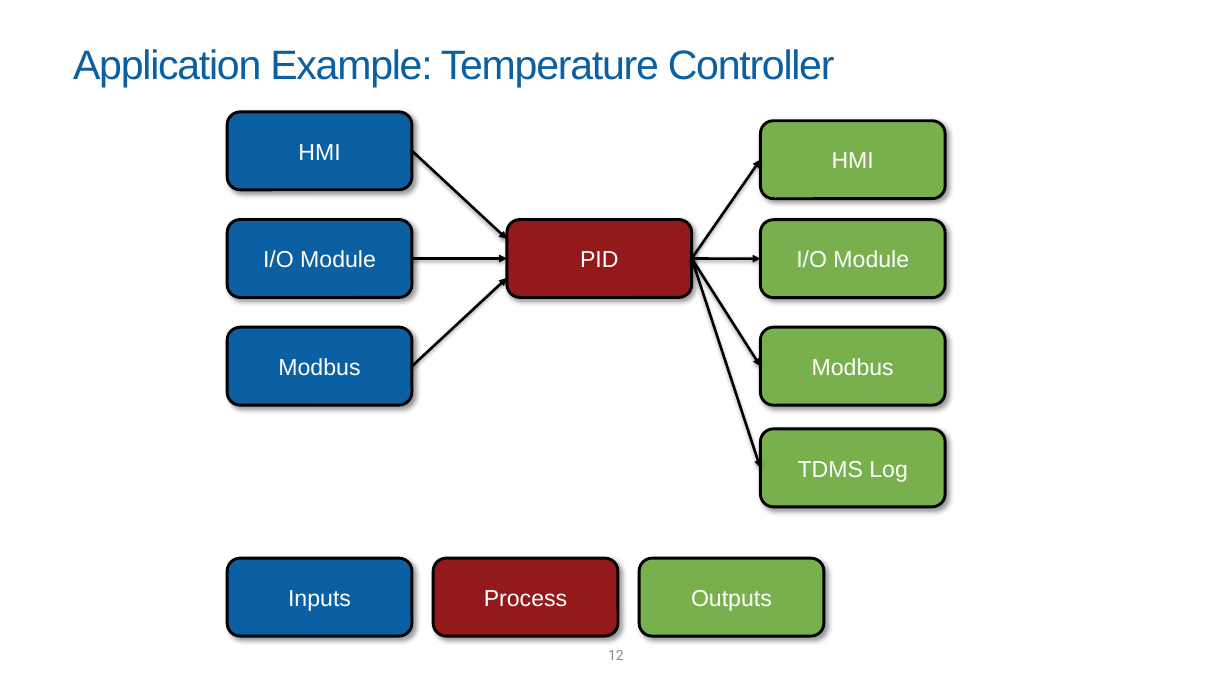
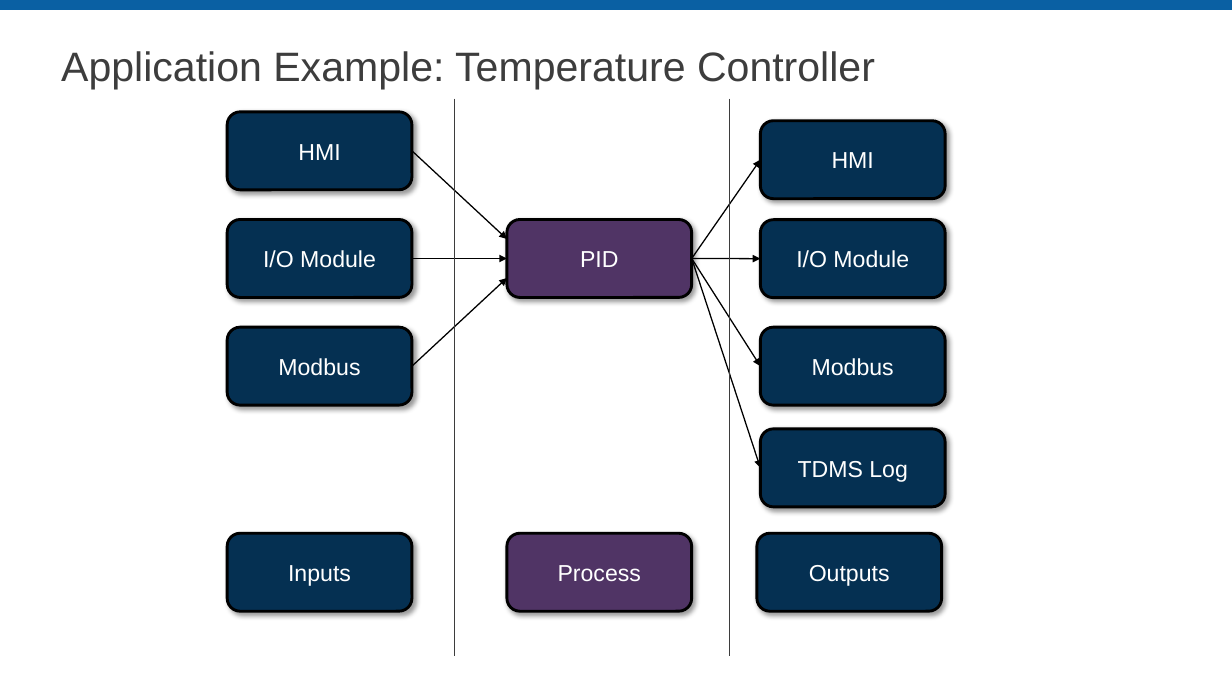
Before and after one commit to LabVIEW-DCAF/Documentation, a slide deck: slide 12 of Trunk/Presentations/A_Introduction to DCAF.pptx. Drawn at 1232x693 pixels with LibreOffice and Linux fonts; fonts in the diff are those of the drawing; background and template pictures are left out. Boxes give left, top, right and bottom in pixels: in the first picture for what was removed or moved away, otherwise in the second. Text is boxed around its words. In the diff, an @@ line names an element or a change of style, - is before the commit and + after.

```diff
--- a/Trunk/Presentations/A_Introduction to DCAF.pptx
+++ b/Trunk/Presentations/A_Introduction to DCAF.pptx
@@ rectangle added at (x1=0, y1=0, x2=1232, y2=10), fill #0A60A3 @@
@@ title "Application Example: Temperature Controller" moved from (x1=73, y1=49, x2=835, y2=87) to (x1=61, y1=51, x2=875, y2=89) @@
@@ title "Application Example: Temperature Controller" at (x1=61, y1=51, x2=875, y2=89): text colour #0A60A3 to #3D3D3D, letter spacing -1 to 0 pt; line spacing 1 to 0.9 @@
@@ line added from (455, 99) to (455, 656), #3D3D3D 1 pt @@
@@ line added from (729, 99) to (729, 656), #3D3D3D 1 pt @@
@@ arrow (412, 151) - (507, 239): stroke #000000 2 pt to #000000 1 pt @@
@@ arrow (692, 259) - (761, 160): stroke #000000 2 pt to #000000 1 pt @@
@@ rounded rectangle "PID" at (x1=507, y1=220, x2=692, y2=298): fill #93191A to #503565 @@
@@ arrow (412, 259) - (507, 259): stroke #000000 2 pt to #000000 1 pt @@
@@ arrow (692, 259) - (761, 259): stroke #000000 2 pt to #000000 1 pt @@
@@ arrow (692, 259) - (761, 366): stroke #000000 2 pt to #000000 1 pt @@
@@ arrow (692, 259) - (761, 468): stroke #000000 2 pt to #000000 1 pt @@
@@ arrow (412, 366) - (507, 278): stroke #000000 2 pt to #000000 1 pt @@
@@ fill #0A60A3 to #053052 in 4 elements at (x1=227, y1=112, x2=412, y2=189), (x1=227, y1=220, x2=412, y2=298), (x1=227, y1=327, x2=412, y2=405), (x1=227, y1=533, x2=412, y2=611) @@
@@ rounded rectangle "Inputs" moved from (x1=227, y1=558, x2=412, y2=636) to (x1=227, y1=533, x2=412, y2=611) @@
@@ rounded rectangle "Process" at (x1=507, y1=533, x2=692, y2=611): fill #93191A to #503565 @@
@@ rounded rectangle "Process" moved from (x1=433, y1=558, x2=618, y2=636) to (x1=507, y1=533, x2=692, y2=611) @@
@@ fill #79B04E to #053052 in 5 elements at (x1=761, y1=121, x2=945, y2=199), (x1=761, y1=220, x2=945, y2=298), (x1=761, y1=327, x2=945, y2=405), (x1=761, y1=429, x2=945, y2=506), (x1=757, y1=533, x2=942, y2=611) @@
@@ rounded rectangle "Outputs" moved from (x1=640, y1=558, x2=824, y2=636) to (x1=757, y1=533, x2=942, y2=611) @@
@@ page number removed at (x1=608, y1=650, x2=624, y2=660) @@
-12
```
Also in this commit, not shown: 26 other slides changed, 2 other files.
